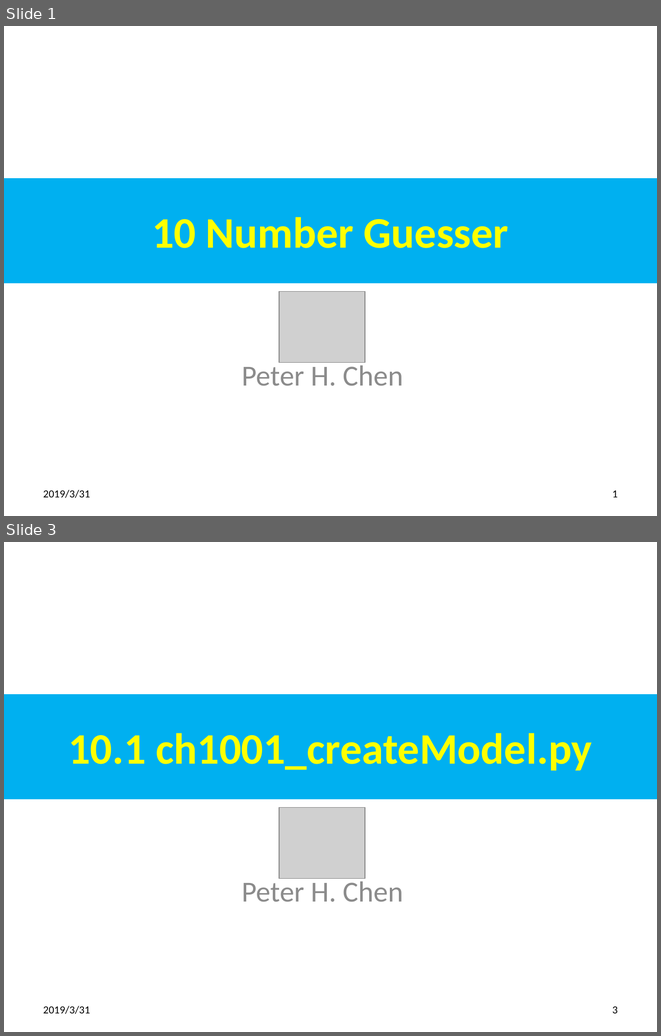
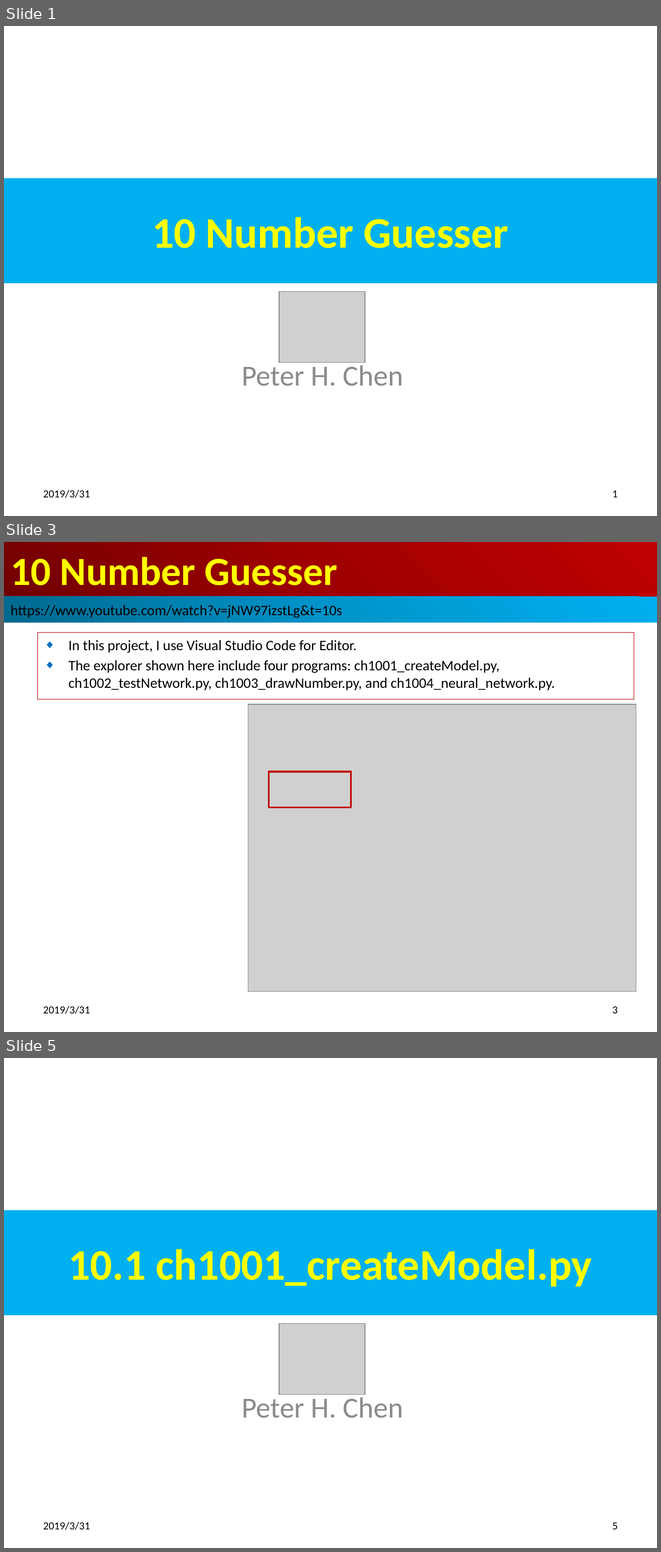
Before and after one commit to peterhchen/100-TensorFlow-DeepLearning-Basic, a slide deck: ch10_DataModel/ch10_Proj_Number-Guesser/ch10_Number_Guesser.pptx. Shown one above the other, each under a label of ours: slides 1 and 3 before the commit, slides 1, 3 and 5 after it; the slides between them are not shown. The pictures are 661x1036 and 661x1552 pixels, drawn with LibreOffice and Linux fonts; fonts in the diff are those of the drawing; grey boxes stand for pictures. Boxes give left, top, right and bottom in pixels: in the first picture for what was removed or moved away, otherwise in the second. Text is boxed around its words. In the diff, an @@ line names an element or a change of style, - is before the commit and + after.

Commit message:
Number Guessing

```diff
--- a/ch10_DataModel/ch10_Proj_Number-Guesser/ch10_Number_Guesser.pptx
+++ b/ch10_DataModel/ch10_Proj_Number-Guesser/ch10_Number_Guesser.pptx
@@ slide 3 added at [4,542,657,1032], background #FFFFFF @@
@@ title added at [4,542,657,597], fill gradient #720000 to #A20000 to #C00000, 44 pt, text #FFFF00, bold @@
+10 Number Guesser
@@ rectangle added at [4,597,657,623], fill gradient #00688E to #0094CA to #00B0F0, 16 pt, text #000000 @@
+https://www.youtube.com/watch?v=jNW97izstLg&t=10s
@@ subtitle added at [37,633,634,699], outline #C00000 0.75 pt, 16 pt, text #000000 @@
+◆ In this project, I use Visual Studio Code for Editor.
+◆ The explorer shown here include four programs: ch1001_createModel.py, ch1002_testNetwork.py, ch1003_drawNumber.py, and ch1004_neural_network.py.
@@ picture added at [248,704,636,990] @@
@@ rectangle added at [269,771,351,807], outline #C00000 2 pt @@
@@ text added at [43,1005,90,1014], 12 pt, text #000000 @@
+2019/3/31
@@ page number added at [612,1006,618,1013], 12 pt, text #000000 @@
+3
@@ what was slide 3 is now slide 5 @@
@@ page number at [612,1522,618,1529]: text changed @@
-3
+5
```
Also in this commit, not shown: 2 slides changed, 1 other slide added.
